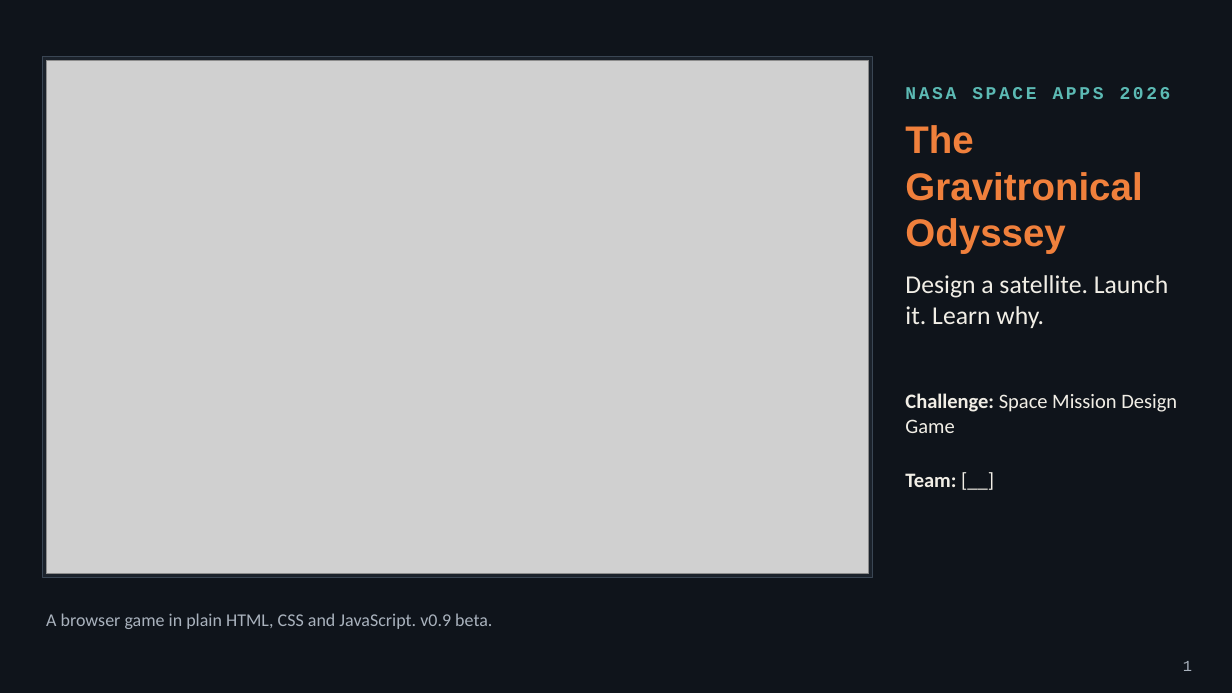
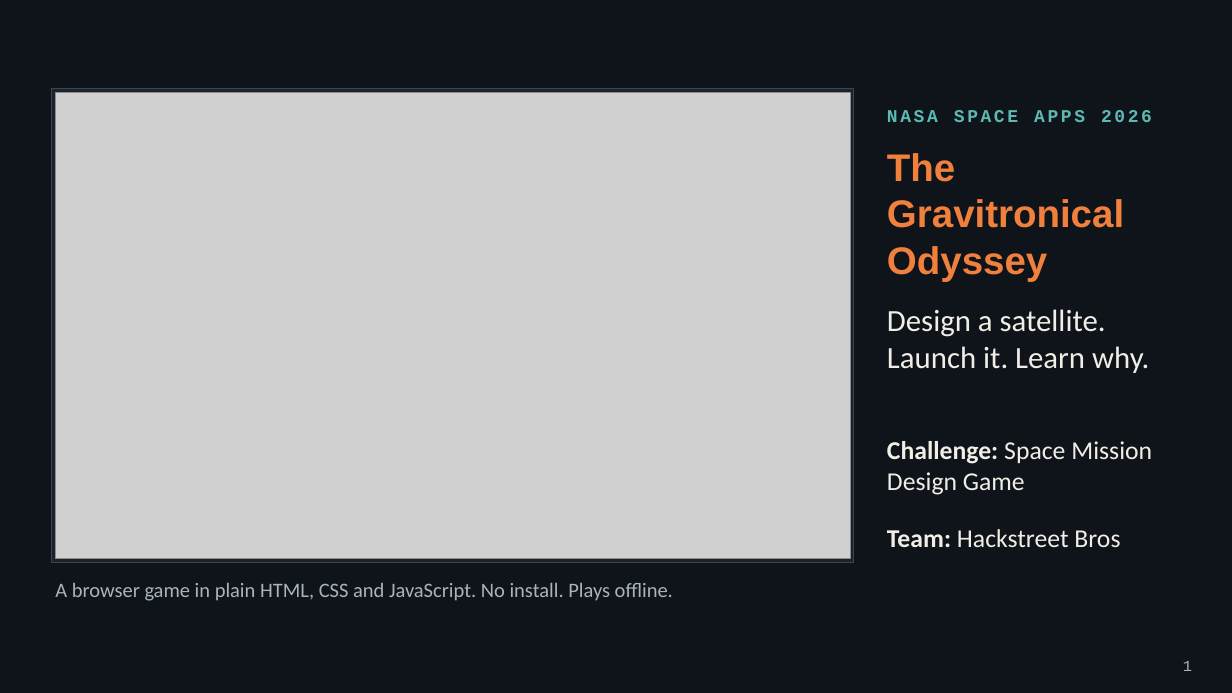
Before and after one commit to angads22/Hackstreet_Bros_Satellite, a slide deck: slide 1 of deck/GRAVITRON.pptx. Drawn at 1232x693 pixels with LibreOffice and Linux fonts; fonts in the diff are those of the drawing; grey boxes stand for pictures. Boxes give left, top, right and bottom in pixels: in the first picture for what was removed or moved away, otherwise in the second. Text is boxed around its words. In the diff, an @@ line names an element or a change of style, - is before the commit and + after.

Commit message:
Deck for 2.1: fresh screenshots, one point per slide, a judging criterion on each, facts rechecked

```diff
--- a/deck/GRAVITRON.pptx
+++ b/deck/GRAVITRON.pptx
@@ rectangle: place and size @@
-rectangle at (43, 56, 872, 578)
+rectangle at (52, 89, 854, 563)
@@ picture: place and size @@
-picture at (46, 60, 869, 574)
+picture at (55, 92, 850, 559)
@@ text "NASA SPACE APPS 2026": place and size @@
-text "NASA SPACE APPS 2026" at (905, 87, 1171, 99)
+text "NASA SPACE APPS 2026" at (887, 110, 1152, 122)
@@ text "NASA SPACE APPS 2026" at (887, 110, 1152, 122): more space between paragraphs @@
@@ text "The Gravitronical Odyssey" at (887, 153, 1124, 281): more space between paragraphs @@
@@ text "The Gravitronical Odyssey": place and size @@
-text "The Gravitronical Odyssey" at (905, 125, 1142, 254)
+text "The Gravitronical Odyssey" at (887, 153, 1124, 281)
@@ text "Design a satellite. Launch it. ...": place and size @@
-text "Design a satellite. Launch it. ..." at (905, 275, 1168, 328)
+text "Design a satellite. Launch it. ..." at (887, 309, 1149, 373)
@@ text "Design a satellite. Launch it. ..." at (887, 309, 1149, 373): size 20 to 24 pt @@
@@ text "Challenge: Space Mission Design Game": place and size @@
-text "Challenge: Space Mission Design Game" at (905, 393, 1177, 433)
+text "Challenge: Space Mission Design Game" at (887, 441, 1152, 495)
@@ text "Challenge: Space Mission Design Game" at (887, 441, 1152, 495): size 16 to 20 pt @@
@@ text at (887, 529, 1120, 547): text changed; size 16 to 20 pt; bold off @@
-Team: [__]
+Team: Hackstreet Bros
@@ text at (55, 583, 673, 601): text changed; size 14 to 16 pt @@
-A browser game in plain HTML, CSS and JavaScript. v0.9 beta.
+A browser game in plain HTML, CSS and JavaScript. No install. Plays offline.
@@ text "A browser game in plain ..." at (55, 583, 673, 601): vertical alignment middle to top @@
```
Also in this commit, not shown: 3 other slides changed, 3 slides added, 3 slides removed, 14 other files.
